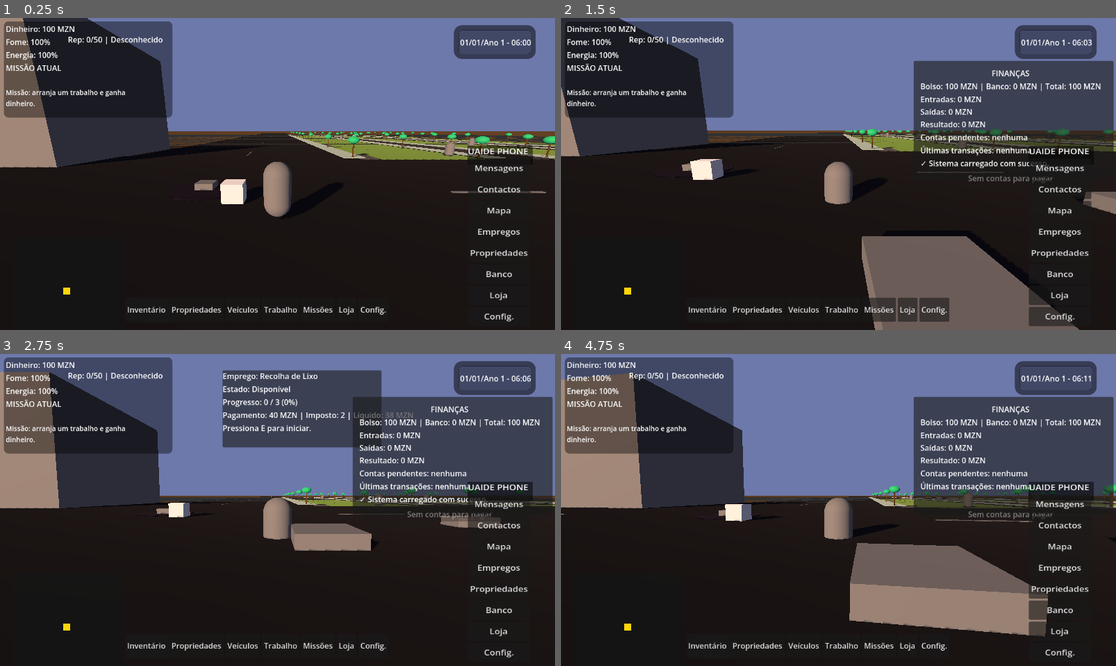
Above: before the commit, frames 1-4 (two rows, left to right).
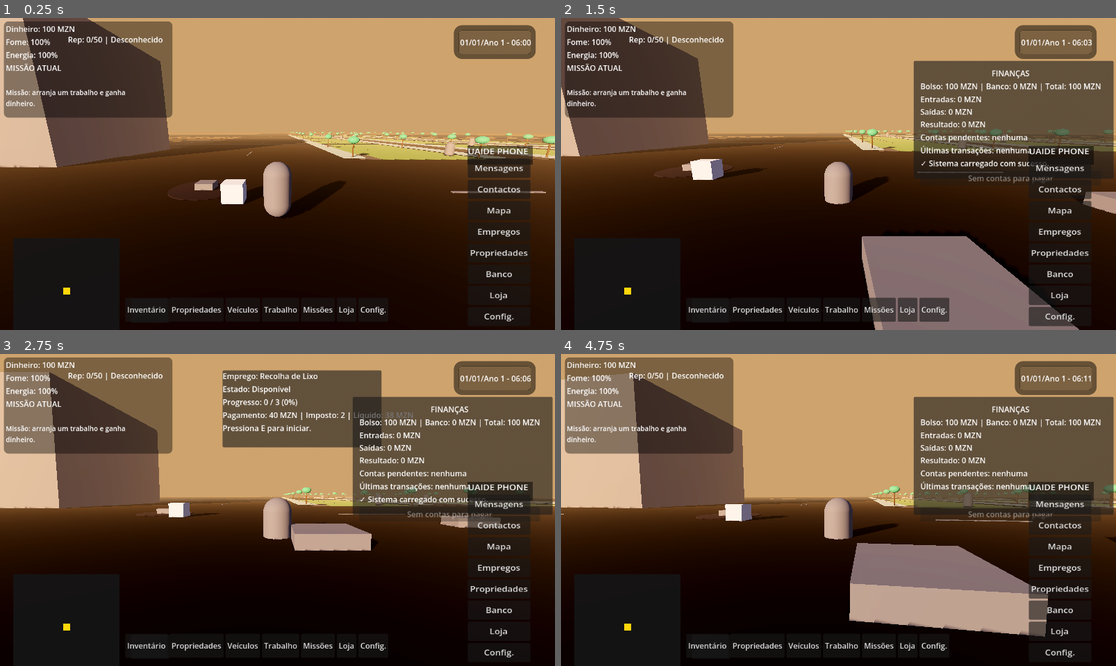
Above: after the commit, the same moments.

Repository: DC-t-spec/Uaide-City
Game: Godot game, scene res://world/main.tscn
The game is run twice, just before and just after one commit, with the same random seed, the same clock (stepped at 60 frames per second) and the same inputs.
Inputs (mouse positions are in pixels of both pictures, inside the frame that each line leads up to):
- Up to frame 1 (0.25 s): no input
- Up to frame 2 (1.5 s): move the mouse to (960, 158) at 0.52 s; hold Right (move_right) 0.53-1.28 s; hold F (finance_ui) 0.53-1.28 s; click (960, 158) at 0.67 s; tap Shift (ui_accept) at 0.77 s; move the mouse to (727, 189) at 1.27 s; hold Down (move_back) from 1.28 s (still down); tap E (interact) at 1.35 s
- Up to frame 3 (2.75 s): tap Shift (ui_accept) at 1.52 s; move the mouse to (333, 441) at 2.02 s; release Down (move_back) at 2.03 s; hold Right (move_right) from 2.03 s (still down); hold S (look_down) from 2.03 s (still down)
- Up to frame 4 (4.75 s): release Right (move_right) at 2.75 s; release S (look_down) at 2.75 s; click "Inventário" at 2.75 s; click "Propriedades" at 3.5 s; move the mouse to (810, 572) at 4.27 s; hold Up (move_forward) from 4.28 s (still down); tap A (look_left) at 4.35 s; click (810, 572) at 4.42 s; tap Shift (ui_accept) at 4.52 s

The runs differ from the first frame. In frame 1, 58% of the frame differs, in the area x 0-100%, y 0-70%; in frame 2, 55%; in frame 3, 52%; in frame 4, 60%, in the area x 0-100%, y 0-91%.

Commit message:
Rebalance environment to reduce washed-out lighting

Diff:
--- a/world/day_night.gd
+++ b/world/day_night.gd
@@ -9,6 +9,7 @@
 @onready var world_environment: WorldEnvironment = get_node_or_null("WorldEnvironment")
 
 var environment: Environment = null
+var sky_material: ProceduralSkyMaterial = null
 
 
 func _ready() -> void:
@@ -24,6 +25,7 @@
 		world_environment.environment = Environment.new()
 
 	environment = world_environment.environment
+	_ensure_environment_setup()
 
 	if not TimeManager.hour_changed.is_connected(_on_hour_changed):
 		TimeManager.hour_changed.connect(_on_hour_changed)
@@ -44,6 +46,55 @@
 	_update_visual_phase(time_float)
 
 
+func _ensure_environment_setup() -> void:
+	environment.background_mode = Environment.BG_SKY
+
+	if environment.sky == null:
+		environment.sky = Sky.new()
+
+	if environment.sky.sky_material is ProceduralSkyMaterial:
+		sky_material = environment.sky.sky_material as ProceduralSkyMaterial
+	else:
+		sky_material = ProceduralSkyMaterial.new()
+		environment.sky.sky_material = sky_material
+
+	# Tonemap / exposição (leitura mais cinematográfica e leve)
+	environment.tonemap_mode = Environment.TONE_MAPPER_ACES
+	environment.tonemap_exposure = 0.88
+	environment.tonemap_white = 1.5
+	environment.adjustment_enabled = true
+	environment.adjustment_contrast = 1.14
+	environment.adjustment_saturation = 1.03
+	environment.adjustment_brightness = 0.97
+
+	# Bloom sutil para realçar sol/janelas sem pesar
+	environment.glow_enabled = true
+	environment.glow_intensity = 0.25
+	environment.glow_strength = 0.28
+	environment.glow_bloom = 0.03
+	environment.glow_hdr_threshold = 1.28
+	environment.set("glow_levels/1", true)
+	environment.set("glow_levels/2", true)
+	environment.set("glow_levels/3", true)
+
+	# SSAO suave para profundidade
+	environment.ssao_enabled = true
+	environment.ssao_radius = 0.7
+	environment.ssao_intensity = 0.9
+	environment.ssao_power = 1.45
+	environment.ssao_detail = 0.4
+
+	# Névoa leve para sensação urbana
+	environment.fog_enabled = true
+	environment.fog_density = 0.005
+	environment.fog_light_energy = 0.45
+
+	# Sombras menos agressivas
+	sun.shadow_enabled = true
+	sun.shadow_bias = 0.06
+	sun.directional_shadow_max_distance = 85.0
+
+
 func _update_sun_rotation(time_float: float) -> void:
 	# sol nasce de manhã, fica alto ao meio-dia e desce à tarde
 	var sun_height: float = sin((time_float - 6.0) / 12.0 * PI)
@@ -57,11 +108,13 @@
 	# NOITE / MADRUGADA
 	if time_float >= 20.0 or time_float < 5.0:
 		_apply_visual(
-			0.10,
+			0.20,
 			Color(0.45, 0.50, 1.0),
-			Color(0.02, 0.025, 0.07),
-			Color(0.08, 0.09, 0.16),
-			0.35
+			Color(0.08, 0.10, 0.20),
+			Color(0.15, 0.18, 0.28),
+			Color(0.10, 0.13, 0.24),
+			0.44,
+			0.006
 		)
 		return
 
@@ -72,9 +125,11 @@
 		_apply_visual(
 			lerp(0.45, 1.15, t),
 			Color(1.0, 0.72, 0.45).lerp(Color(1.0, 0.92, 0.80), t),
-			Color(0.40, 0.36, 0.50).lerp(Color(0.48, 0.70, 1.0), t),
+			Color(0.30, 0.34, 0.60).lerp(Color(0.44, 0.66, 0.95), t),
 			Color(0.35, 0.32, 0.42).lerp(Color(0.62, 0.70, 0.82), t),
-			lerp(0.45, 0.85, t)
+			Color(0.55, 0.44, 0.36).lerp(Color(0.80, 0.84, 0.94), t),
+			lerp(0.52, 0.82, t),
+			lerp(0.009, 0.005, t)
 		)
 		return
 
@@ -84,11 +139,13 @@
 		midday_strength = clamp(midday_strength, 0.0, 1.0)
 
 		_apply_visual(
-			lerp(1.35, 1.75, midday_strength),
+			lerp(1.05, 1.35, midday_strength),
 			Color(1.0, 0.95, 0.84).lerp(Color(1.0, 1.0, 0.94), midday_strength),
-			Color(0.42, 0.66, 1.0).lerp(Color(0.35, 0.62, 1.0), midday_strength),
-			Color(0.72, 0.78, 0.86).lerp(Color(0.82, 0.86, 0.92), midday_strength),
-			lerp(0.90, 1.10, midday_strength)
+			Color(0.36, 0.61, 0.95).lerp(Color(0.30, 0.56, 0.92), midday_strength),
+			Color(0.58, 0.67, 0.79).lerp(Color(0.66, 0.73, 0.84), midday_strength),
+			Color(0.72, 0.81, 0.93).lerp(Color(0.78, 0.86, 0.96), midday_strength),
+			lerp(0.78, 0.95, midday_strength),
+			0.004
 		)
 		return
 
@@ -101,7 +158,9 @@
 			Color(1.0, 0.90, 0.72).lerp(Color(1.0, 0.70, 0.40), t2),
 			Color(0.48, 0.66, 0.95).lerp(Color(0.78, 0.48, 0.28), t2),
 			Color(0.70, 0.72, 0.80).lerp(Color(0.65, 0.48, 0.36), t2),
-			lerp(0.85, 0.65, t2)
+			Color(0.78, 0.74, 0.70).lerp(Color(0.68, 0.52, 0.40), t2),
+			lerp(0.74, 0.63, t2),
+			lerp(0.005, 0.007, t2)
 		)
 		return
 
@@ -114,7 +173,9 @@
 			Color(1.0, 0.68, 0.32).lerp(Color(1.0, 0.45, 0.25), t3),
 			Color(0.86, 0.50, 0.26).lerp(Color(0.55, 0.32, 0.34), t3),
 			Color(0.68, 0.48, 0.34).lerp(Color(0.42, 0.34, 0.40), t3),
-			lerp(0.65, 0.42, t3)
+			Color(0.72, 0.50, 0.34).lerp(Color(0.46, 0.36, 0.42), t3),
+			lerp(0.66, 0.52, t3),
+			lerp(0.007, 0.009, t3)
 		)
 		return
 
@@ -127,7 +188,9 @@
 			Color(0.80, 0.58, 1.0).lerp(Color(0.35, 0.42, 0.85), t4),
 			Color(0.28, 0.20, 0.40).lerp(Color(0.02, 0.025, 0.07), t4),
 			Color(0.28, 0.25, 0.38).lerp(Color(0.08, 0.09, 0.16), t4),
-			lerp(0.45, 0.32, t4)
+			Color(0.40, 0.33, 0.44).lerp(Color(0.12, 0.14, 0.24), t4),
+			lerp(0.46, 0.38, t4),
+			lerp(0.009, 0.006, t4)
 		)
 		return
 
@@ -137,7 +200,9 @@
 	sun_color: Color,
 	sky_color: Color,
 	ambient_color: Color,
-	ambient_energy: float
+	horizon_color: Color,
+	ambient_energy: float,
+	fog_density: float
 ) -> void:
 	if environment == null:
 		return
@@ -145,11 +210,15 @@
 	sun.light_energy = sun_energy
 	sun.light_color = sun_color
 	sun.shadow_enabled = true
-	sun.shadow_bias = 0.08
-
-	environment.background_mode = Environment.BG_COLOR
-	environment.background_color = sky_color
 
 	environment.ambient_light_source = Environment.AMBIENT_SOURCE_COLOR
 	environment.ambient_light_color = ambient_color
 	environment.ambient_light_energy = ambient_energy
+	environment.fog_density = fog_density
+	environment.fog_light_color = sun_color
+
+	if sky_material != null:
+		sky_material.sky_top_color = sky_color
+		sky_material.sky_horizon_color = horizon_color
+		sky_material.ground_horizon_color = ambient_color
+		sky_material.ground_bottom_color = ambient_color.darkened(0.15)
